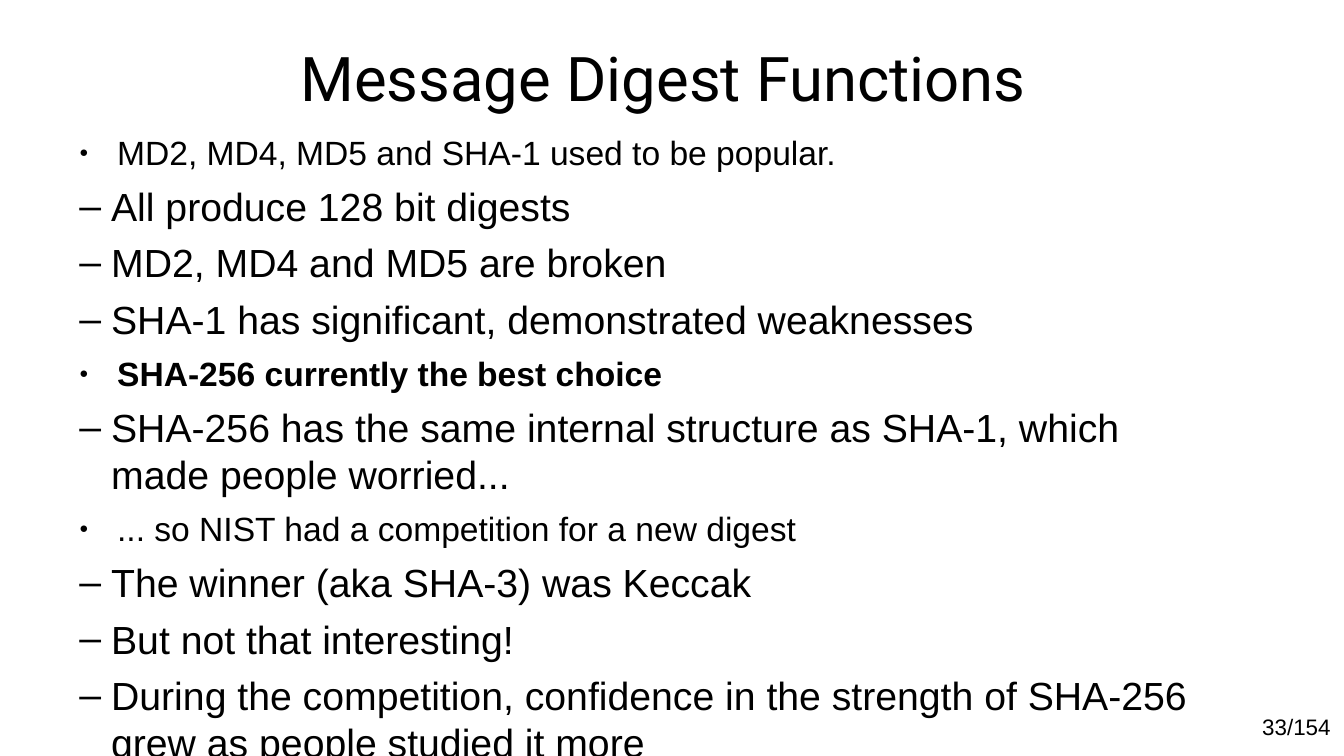
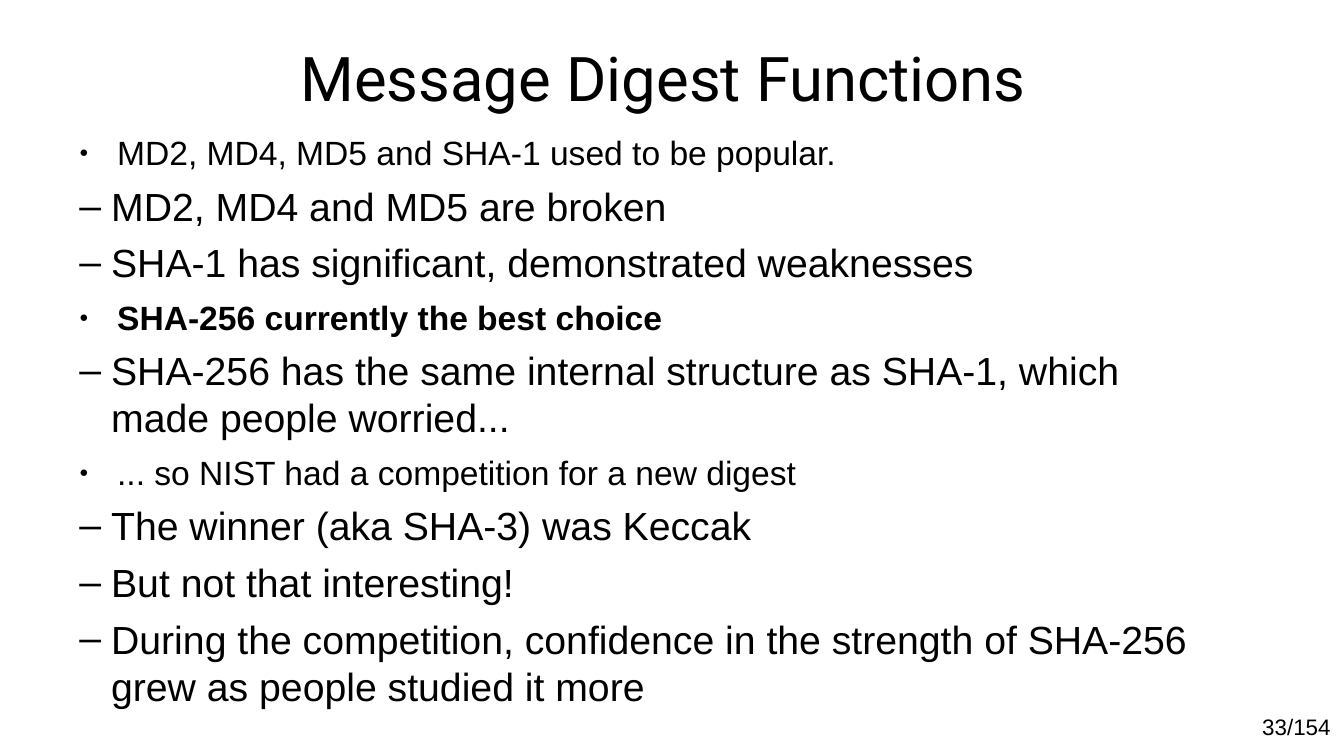
Before and after one commit to Teniola-Malomo/cs7053, a slide deck: slide 33 of 2026lectures/04-crypto.odp. Drawn at 1344x756 pixels with LibreOffice and Linux fonts; fonts in the diff are those of the drawing. Boxes give left, top, right and bottom in pixels: in the first picture for what was removed or moved away, otherwise in the second. Text is boxed around its words. In the diff, an @@ line names an element or a change of style, - is before the commit and + after.

```diff
--- a/2026lectures/04-crypto.odp
+++ b/2026lectures/04-crypto.odp
@@ text at (111, 192, 570, 229): paragraph removed @@
-  – All produce 128 bit digests
```
Also in this commit, not shown: 1 other file.
